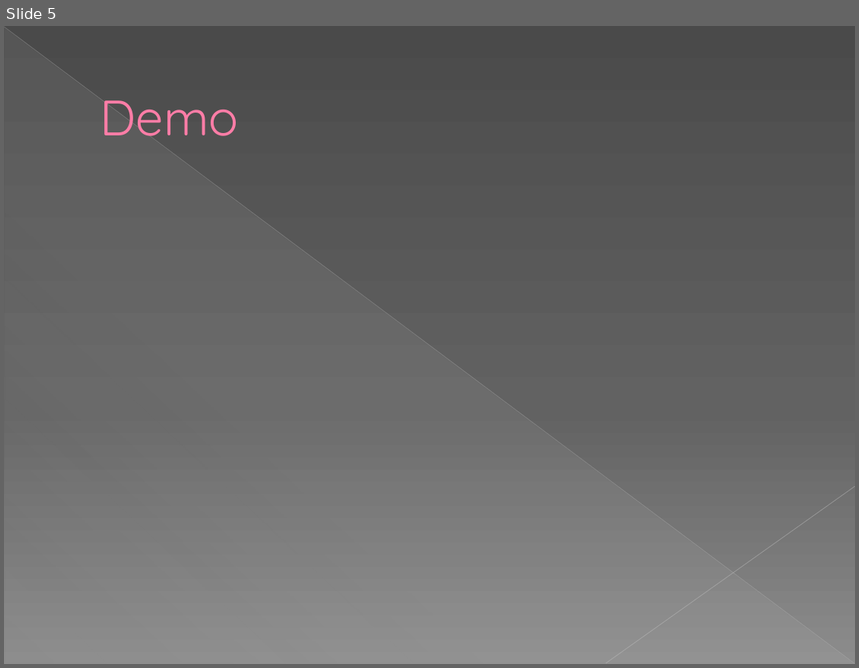
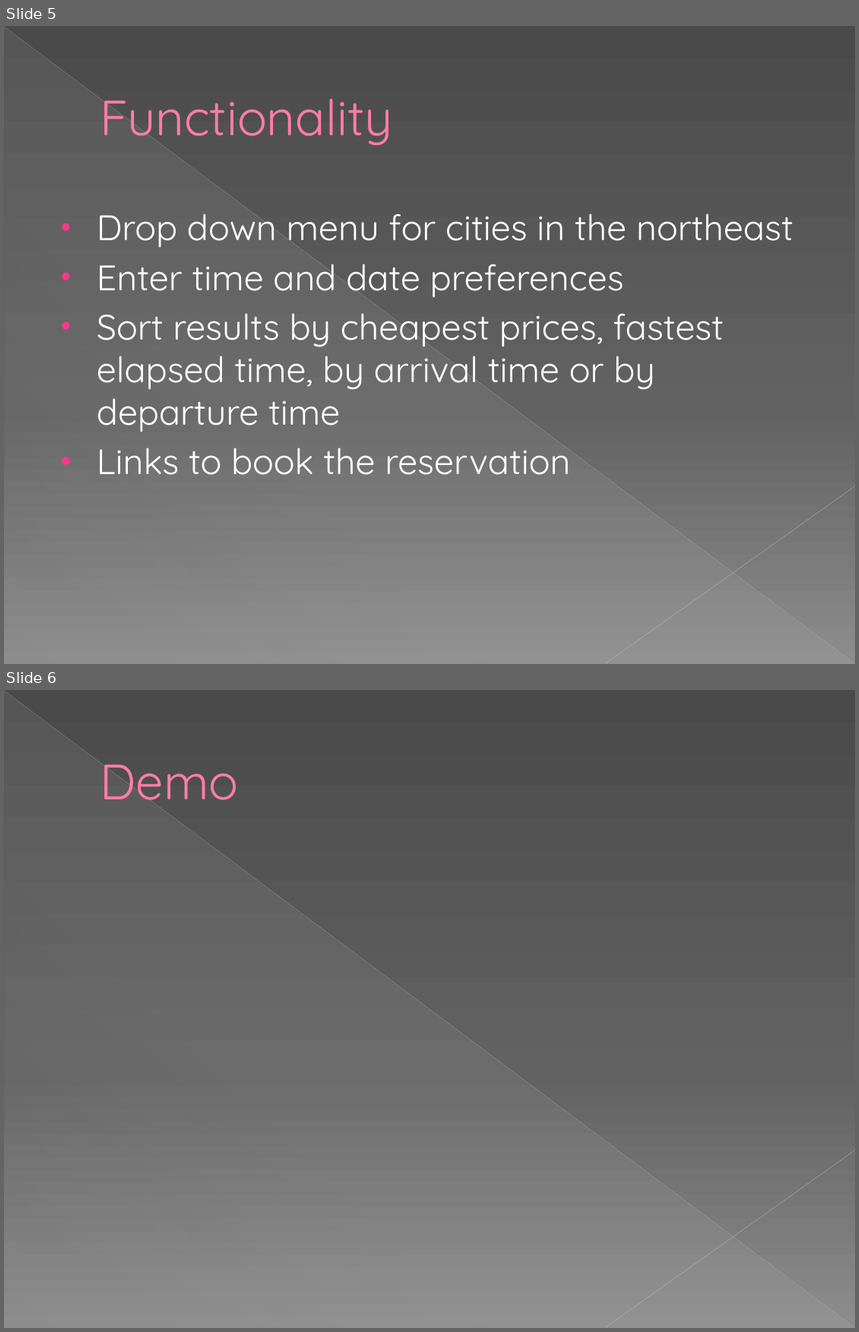
Before and after one commit to bitnovus/nightcrawler, a slide deck: nightcrawlerDemo.pptx. Shown one above the other, each under a label of ours: slide 5 before the commit, slides 5 and 6 after it. The pictures are 859x668 and 859x1332 pixels, drawn with LibreOffice and Linux fonts; fonts in the diff are those of the drawing. Boxes give left, top, right and bottom in pixels: in the first picture for what was removed or moved away, otherwise in the second. Text is boxed around its words. In the diff, an @@ line names an element or a change of style, - is before the commit and + after.

```diff
--- a/nightcrawlerDemo.pptx
+++ b/nightcrawlerDemo.pptx
@@ slide 5 added at (4, 26, 855, 664), background gradient #4A4A4A to #626262 to #8C8C8C; not listed: 3 template elements that a slide beside it also shows @@
@@ title added at (100, 98, 392, 145), 42 pt, text #FF7DA7 @@
+Functionality
@@ text added at (97, 214, 794, 475), 30 pt, text #FFFFFF @@
+• Drop down menu for cities in the northeast
+• Enter time and date preferences
+• Sort results by cheapest prices, fastest elapsed time, by arrival time or by departure time
+• Links to book the reservation
@@ what was slide 5 is now slide 6 @@
```
Also in this commit, not shown: 1 slide changed, 2 other slides added, 2 slides removed.
